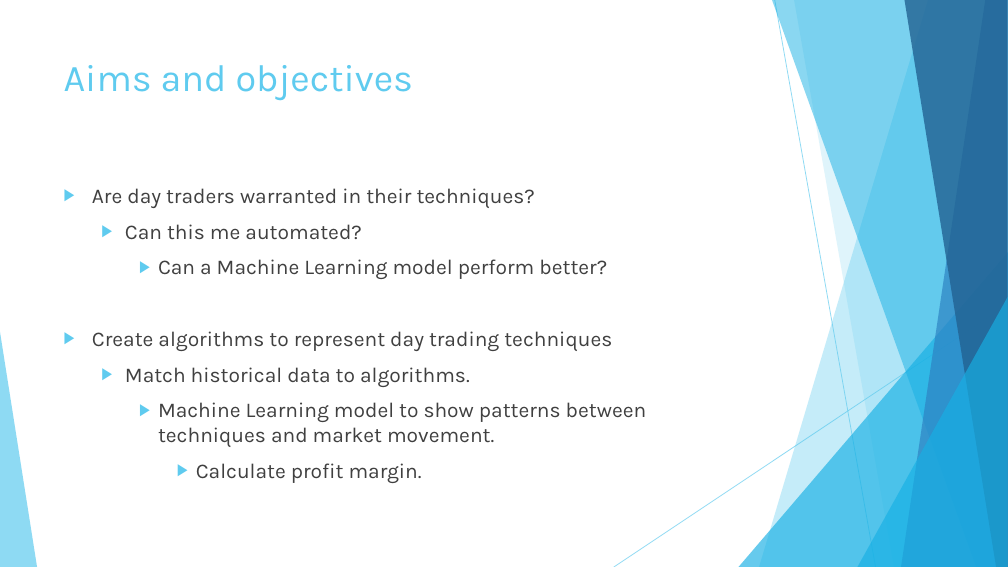
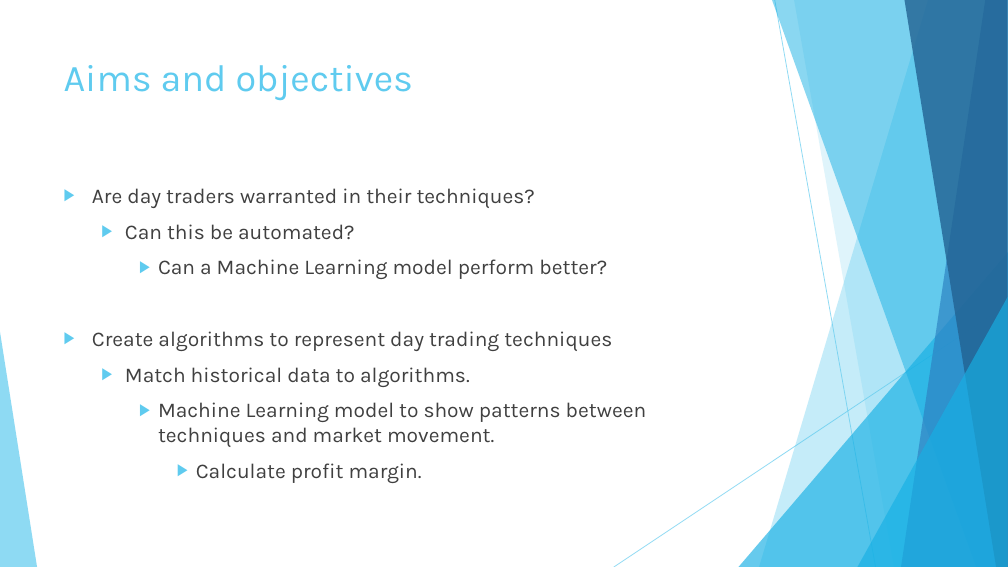
Before and after one commit to intisarhaque/fyp-ml-finance, a slide deck: slide 2 of Interim Presentation.pptx. Drawn at 1008x567 pixels with LibreOffice and Linux fonts; fonts in the diff are those of the drawing. Boxes give left, top, right and bottom in pixels: in the first picture for what was removed or moved away, otherwise in the second. Text is boxed around its words. In the diff, an @@ line names an element or a change of style, - is before the commit and + after.

```diff
--- a/Interim Presentation.pptx
+++ b/Interim Presentation.pptx
@@ text at (125,224,355,240): text changed @@
-  ▶ Can this me automated?
+  ▶ Can this be automated?
```
Also in this commit, not shown: 3 other slides changed, 5 slides added.
